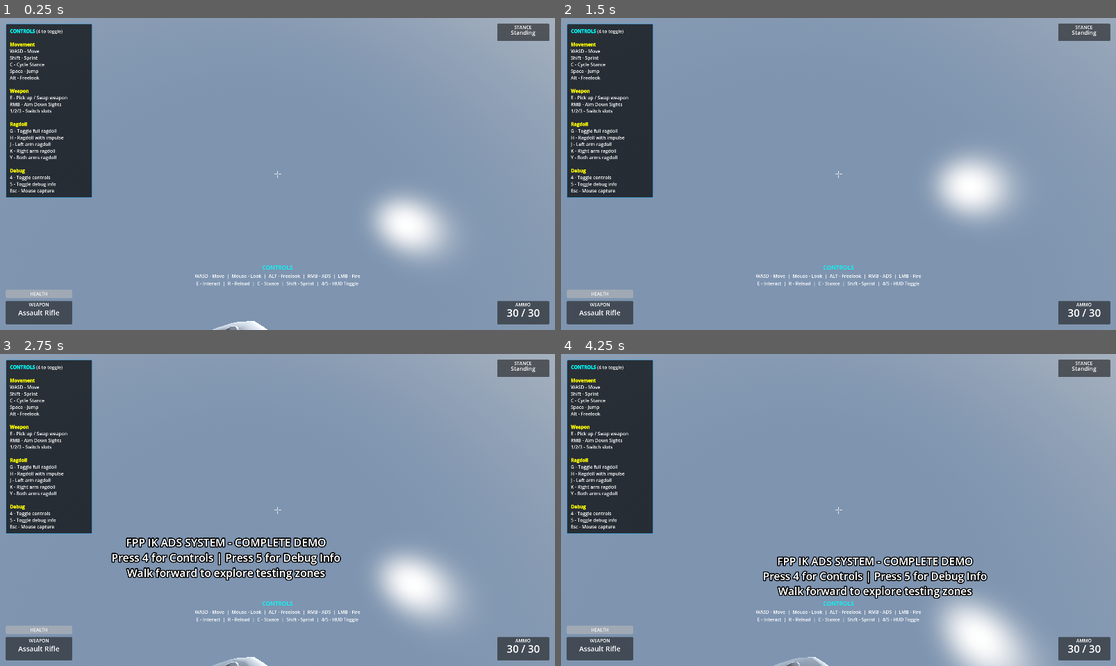
Above: before the commit, frames 1-4 (two rows, left to right).
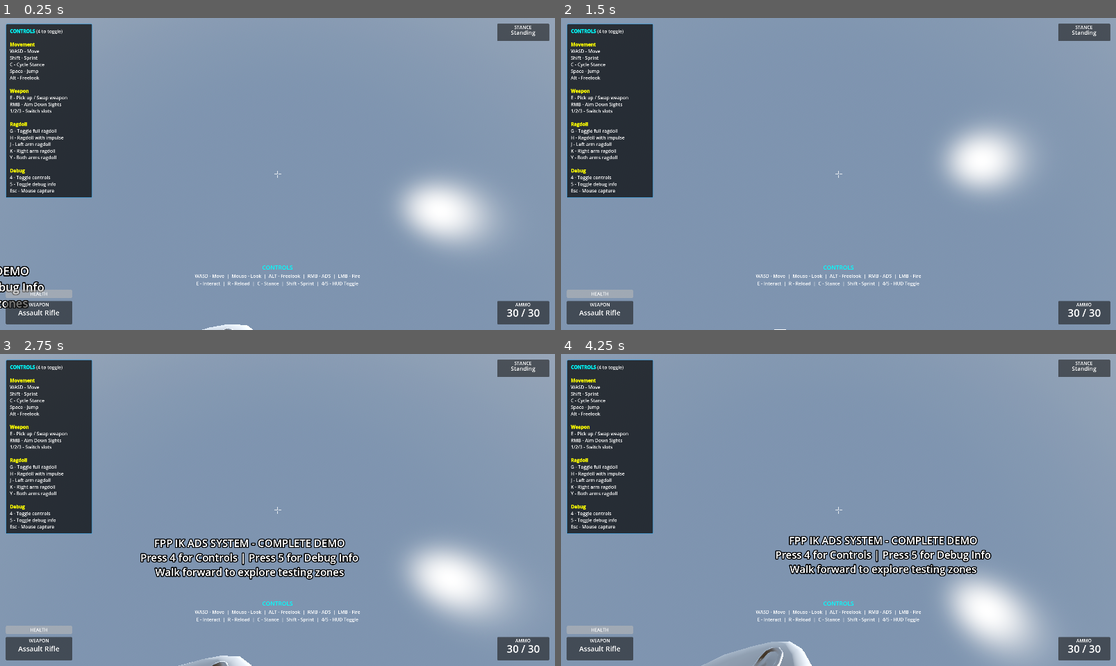
Above: after the commit, the same moments.

Repository: lmf-git/fpp-ik-ads
Game: Godot game, scene res://scenes/enhanced_demo.tscn
Same seed, same stepped clock (60 frames per second), same inputs: the game is played once before the commit and once after it.
Inputs (mouse positions are in pixels of both pictures, inside the frame that each line leads up to):
- Up to frame 1 (0.25 s): no input
- Up to frame 2 (1.5 s): tap Enter (ui_accept) at 0.5 s; move the mouse to (866, 174) at 0.52 s; press the mouse at (866, 174) at 0.53 s; hold W (move_forward) from 0.53 s (still down); tap Space (jump) at 0.77 s; move the mouse to (810, 174) at 1.27 s; release the mouse at (810, 174) at 1.28 s; right-click (810, 174) at 1.35 s
- Up to frame 3 (2.75 s): keep holding W (move_forward); tap Space (jump) at 1.52 s; click (249, 510) at 1.55 s; move the mouse to (288, 503) at 2.02 s; press the mouse at (288, 503) at 2.03 s; tap C (crouch) at 2.1 s
- Up to frame 4 (4.25 s): keep holding W (move_forward); move the mouse to (832, 516) at 2.77 s; release the mouse at (832, 516) at 2.78 s; click (832, 516) at 2.85 s; tap Space (jump) at 3.02, 3.77 s; move the mouse to (877, 513) at 3.52 s; hold Alt (freelook) from 3.53 s (still down); click (877, 513) at 3.8 s; tap R (reload) at 4.15 s

The runs differ from the first frame. In frame 1, 4.7% of the frame differs, in the area x 0-90%, y 51-100%; in frame 2, 3.6%; in frame 3, 8.0%; in frame 4, 8.9%, in the area x 25-88%, y 58-100%.
Error before the commit: Parse Error: Cannot infer the type of "ads_offset_local" variable because the value doesn't have a set type. (res://scripts/components/weapon_controller_compon…

Commit message:
Fix type inference errors and incorrect method calls
- Added explicit type annotations for Transform3D and Vector3 variables
- Fixed can_fire and is_reloading being called as methods when they are properties
- Prefixed unused parameters with underscore to suppress warnings

This resolves all type inference errors in weapon_controller_component.gd

Diff:
--- a/scripts/components/weapon_controller_component.gd
+++ b/scripts/components/weapon_controller_component.gd
@@ -83,7 +83,7 @@
 
 	print("WeaponController: Created IK targets")
 
-func _process(delta: float) -> void:
+func _process(_delta: float) -> void:
 	if current_weapon:
 		_update_weapon_ik()
 		_apply_procedural_offsets()
@@ -210,16 +210,16 @@
 
 	# Position weapon so ADS target aligns with camera center
 	var camera_pos := fps_camera.global_position
-	var camera_forward := -fps_camera.global_transform.basis.z
+	var _camera_forward := -fps_camera.global_transform.basis.z
 
 	# Calculate where weapon should be
 	var weapon_root := current_weapon.get_parent() as Node3D
 	if weapon_root:
 		# Offset from weapon root to ADS target in local space
-		var ads_offset_local := current_weapon.transform * ads_target_node.transform
+		var ads_offset_local: Transform3D = current_weapon.transform * ads_target_node.transform
 
 		# Target position: align ADS point with camera
-		var target_weapon_pos := camera_pos - (weapon_root.global_transform.basis * ads_offset_local.origin)
+		var target_weapon_pos: Vector3 = camera_pos - (weapon_root.global_transform.basis * ads_offset_local.origin)
 
 		# Blend position smoothly
 		weapon_root.global_position = weapon_root.global_position.lerp(target_weapon_pos, ads_blend)
@@ -229,7 +229,7 @@
 	if not current_weapon:
 		return
 
-	if current_weapon.has_method("can_fire") and current_weapon.can_fire():
+	if current_weapon.can_fire:
 		if current_weapon.has_method("fire"):
 			current_weapon.fire()
 			weapon_fired.emit(current_weapon)
@@ -243,7 +243,7 @@
 	if not current_weapon:
 		return
 
-	if current_weapon.has_method("is_reloading") and not current_weapon.is_reloading():
+	if not current_weapon.is_reloading:
 		if current_weapon.has_method("reload"):
 			current_weapon.reload()
 
